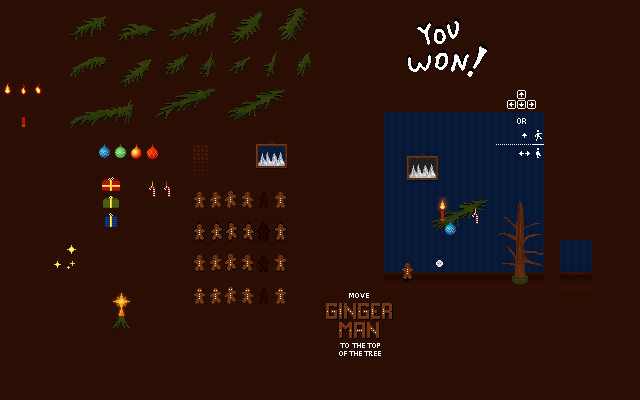
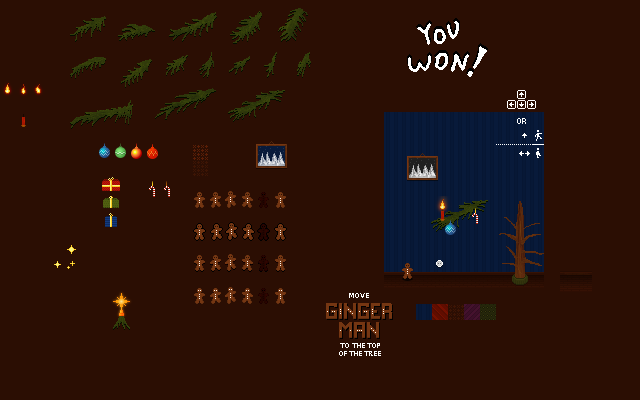
Layer changes from the first 640px x 400px image to the second:
painted on "Layer copy #2" over [416, 240, 592, 320]
